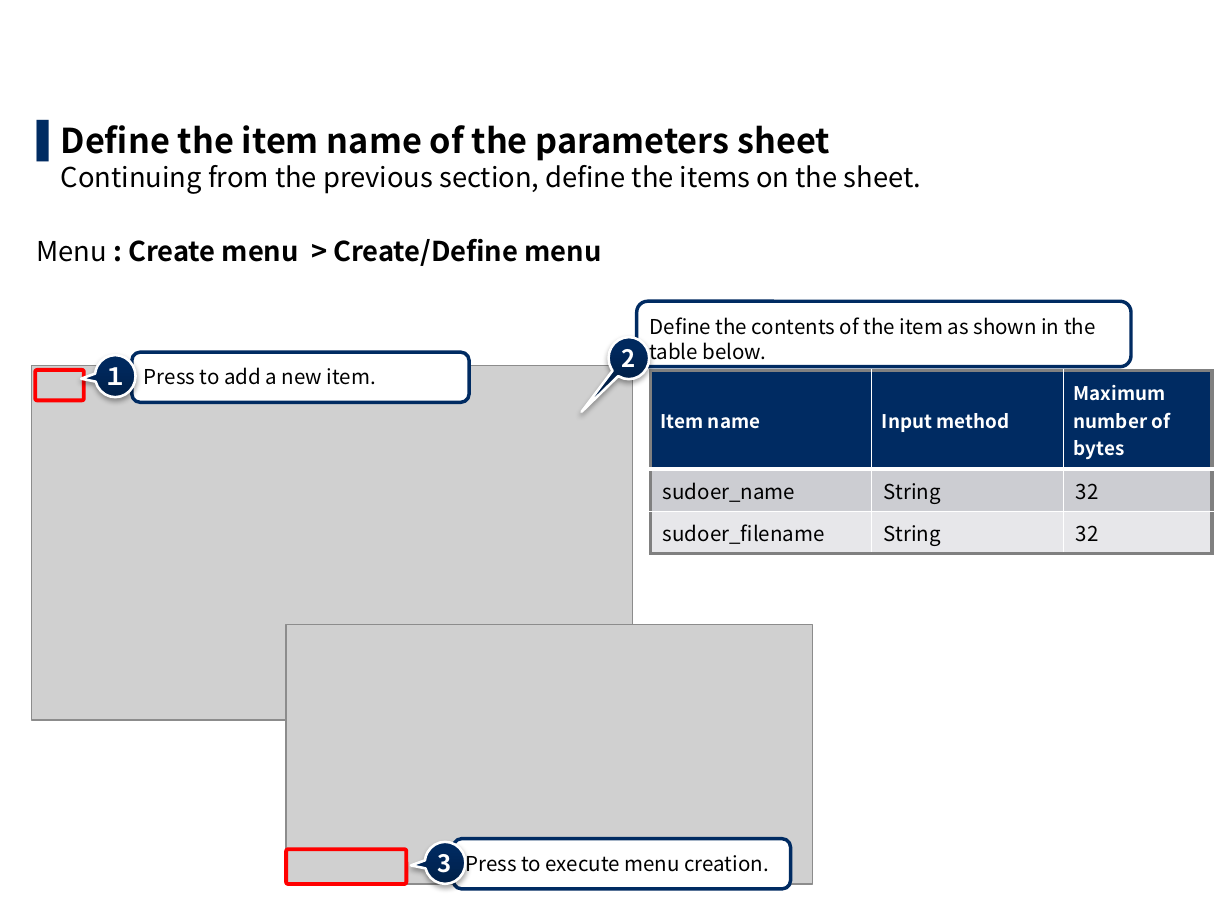
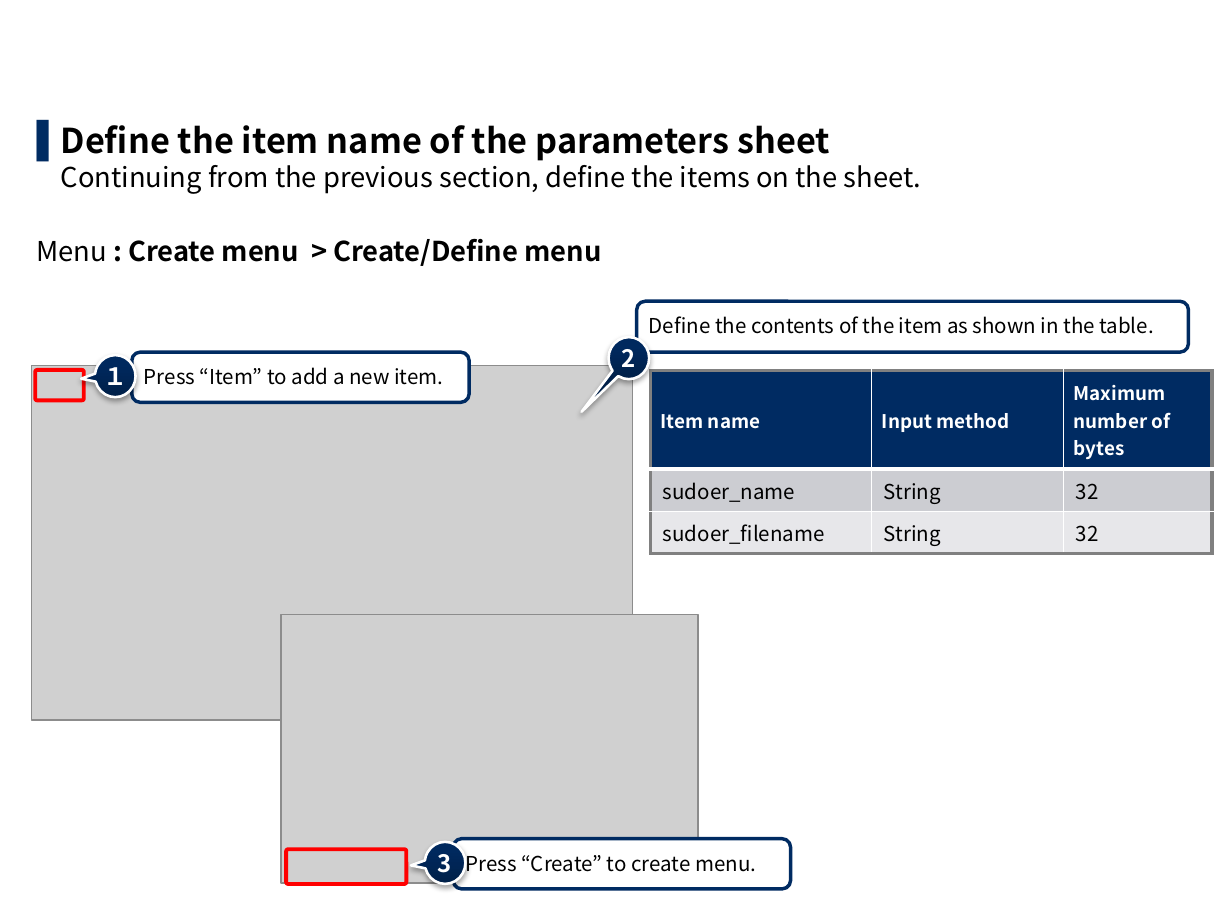
Before and after one commit to exastro-suite/it-automation-docs, a slide deck: slide 38 of asset/Learn/ITA-Ansible-Driver_en_practice.pptx. Drawn at 1232x924 pixels with LibreOffice and Linux fonts; fonts in the diff are those of the drawing; grey boxes stand for pictures; background and template pictures are left out. Boxes give left, top, right and bottom in pixels: in the first picture for what was removed or moved away, otherwise in the second. Text is boxed around its words. In the diff, an @@ line names an element or a change of style, - is before the commit and + after.

```diff
--- a/asset/Learn/ITA-Ansible-Driver_en_practice.pptx
+++ b/asset/Learn/ITA-Ansible-Driver_en_practice.pptx
@@ rounded rectangle "Define the contents of the ...": place and size @@
-rounded rectangle "Define the contents of the ..." at (637,302,1131,367)
+rounded rectangle "Define the contents of the ..." at (637,302,1189,352)
@@ text in rounded rectangle at (649,316,1154,334): text changed @@
-Define the contents of the item as shown in the
-table below.
+Define the contents of the item as shown in the table.
@@ text in rounded rectangle at (144,367,443,385): text changed @@
-Press to add a new item.
+Press “Item” to add a new item.
@@ picture: place and size @@
-picture at (286,625,812,883)
+picture at (281,615,699,883)
@@ text in rounded rectangle at (465,855,756,876): text changed @@
-Press to execute menu creation.
+Press “Create” to create menu.
```
Also in this commit, not shown: 30 other slides changed, 7 other files.
